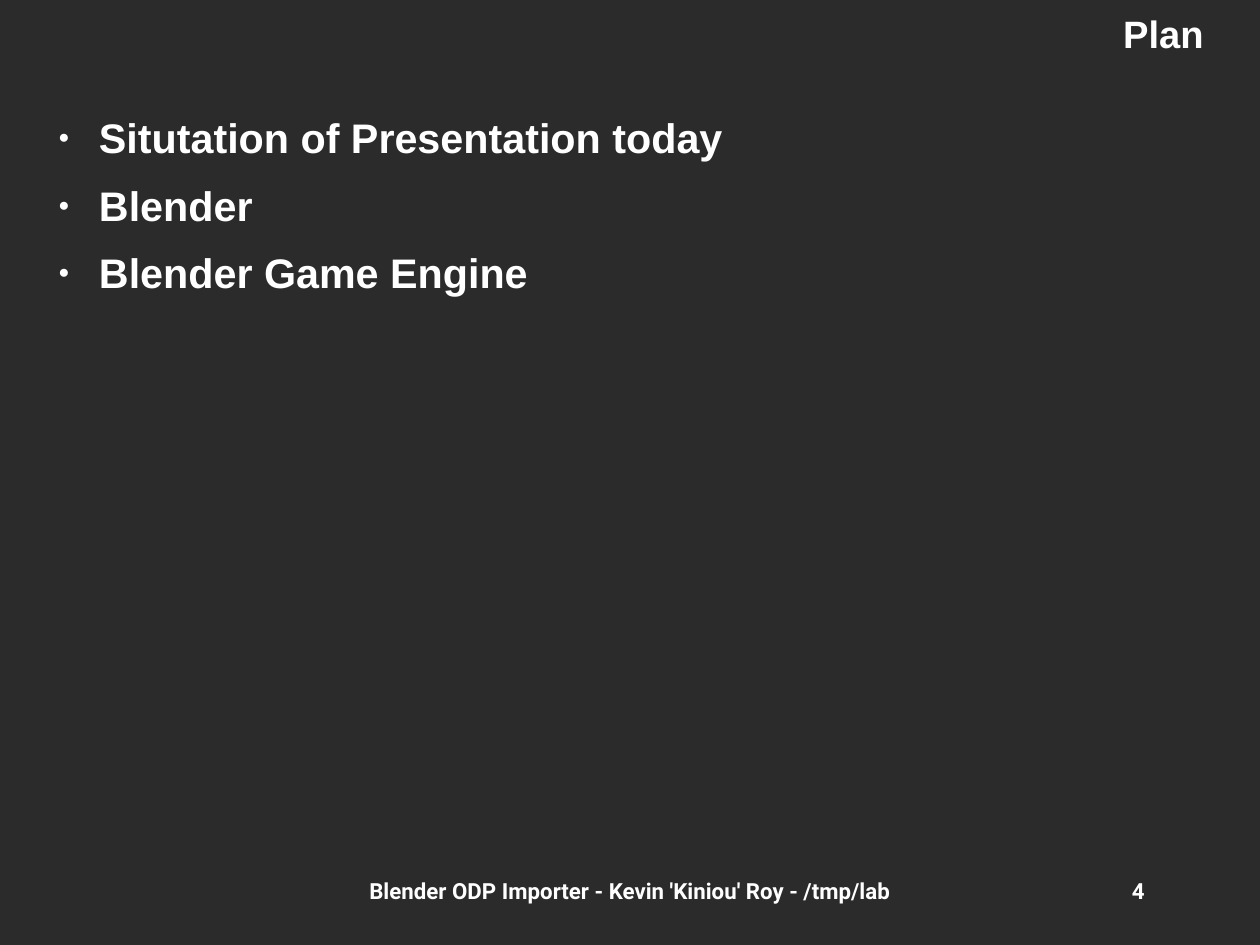
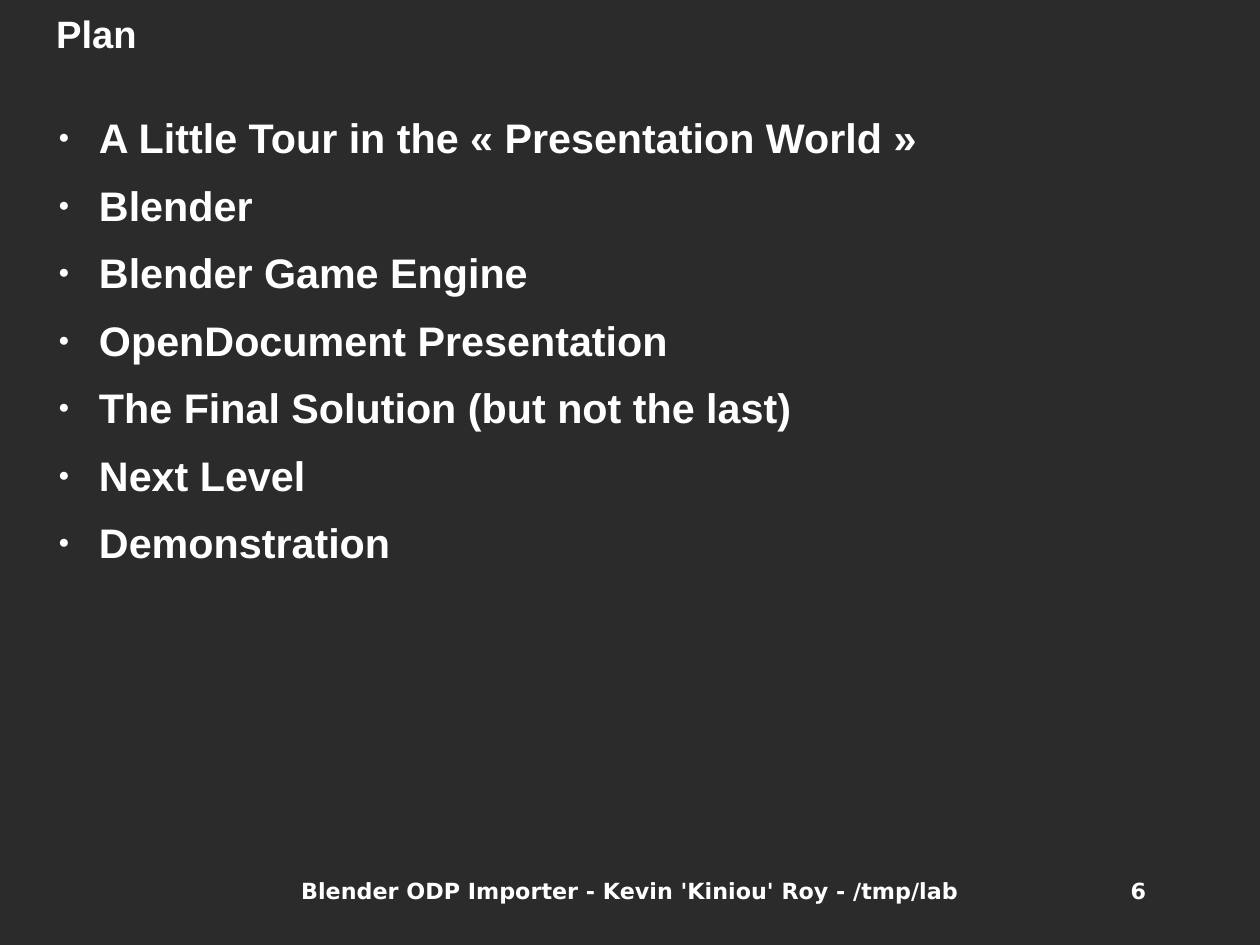
Before and after one commit to kiniou/blender-smooth-slides, a slide deck: slide 6 of import/doc/HSF2009.odp (slide 4 before the commit). Drawn at 1260x945 pixels with LibreOffice and Linux fonts; fonts in the diff are those of the drawing; background and template pictures are left out; a plain dark background stands for a picture behind light text. Boxes give left, top, right and bottom in pixels: in the first picture for what was removed or moved away, otherwise in the second. Text is boxed around its words. In the diff, an @@ line names an element or a change of style, - is before the commit and + after.

```diff
--- a/import/doc/HSF2009.odp
+++ b/import/doc/HSF2009.odp
@@ title "Plan" at <box>56,20,136,49</box>: alignment right to left @@
@@ text at <box>99,123,882,154</box>: text changed @@
-● Situtation of Presentation today
+● A Little Tour in the « Presentation World »
@@ text at <box>99,326,791,559</box>: paragraphs added @@
+● OpenDocument Presentation
+● The Final Solution (but not the last)
+● Next Level
+● Demonstration
@@ text "Blender ODP Importer - Kevin ..." at <box>301,882,958,904</box>: font Roboto to DejaVu Sans @@
@@ page number at <box>1131,882,1146,900</box>: text changed; font Roboto to DejaVu Sans @@
-4
+6
```
Also in this commit, not shown: 22 other slides changed, 7 slides added, 3 other files.
